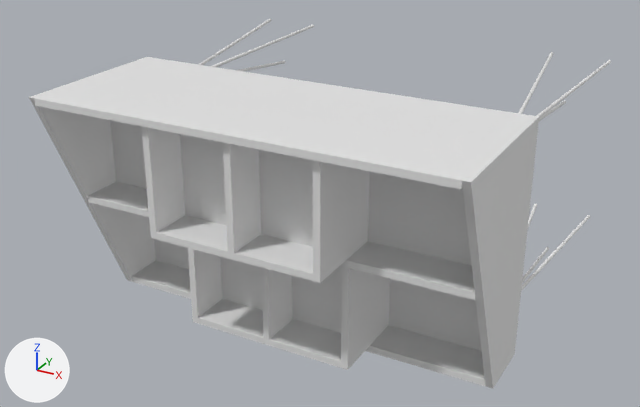
An edit to the OBJ model models/seven_inch/vinyl_record_storage.obj, drawn before and after from the same camera.
Before and after are seen from a 50 mm camera at (66.8, -79.6, 52.2) aimed at (21.5, 2.9, 11.0). The lights are fixed; the arrows at lower left show +X, +Y and +Z. The older version comes first. Where no turn or scale is listed for an object, it has been applied to the vertices. Vertices at exactly the same position are counted once.

In view in the first picture: 'vinyl_record_storage'.
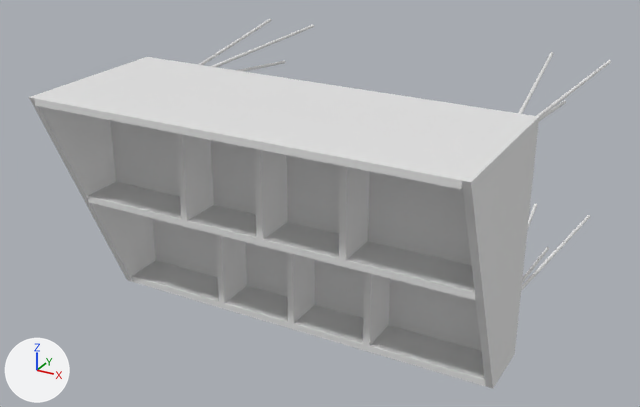
Boxes (x1, y1, x2, y2) around the edits, measured in the pictures (640 x 407 px):
part 1 of me_vinyl_record_storage, cut back: before (141, 126, 390, 370); after (176, 133, 390, 346)

The change, as a diff of the scene's bpy script:
```diff
--- a/models/seven_inch/vinyl_record_storage.obj.py
+++ b/models/seven_inch/vinyl_record_storage.obj.py
@@ me_vinyl_record_storage @@
 # used by ob_vinyl_record_storage; location = (0.0, 0.0, 0.0)
-me_vinyl_record_storage.from_pydata(...)  # 988 vertices, 1920 faces; spans x -0.6..47.2, y -18.5..28.0, z -1.0..26.3
+me_vinyl_record_storage.from_pydata(...)  # 924 vertices, 1776 faces; spans x -0.6..47.2, y -18.5..28.0, z -1.0..26.3
+# me_vinyl_record_storage part 1
+# 72 vertices are removed from x 14.4..32.1, y -17.8..-2.2, z 0.8..25.5
+# 176 faces are deleted
+# 8 vertices in x 13.6..32.9, y -12.0, z 0.8..12.8 move by (0.0, 5.0, 0.0)
+# 8 vertices in x 13.6..32.9, y -17.8, z 13.5..25.5 move by (0.0, 5.1, 0.0)
+# 8 new vertices lie (0.0, 0.0, -12.0) away from vertices in x 14.4..32.1, y -17.8..-12.0, z 12.8..25.5
+# 32 new faces join them
```
